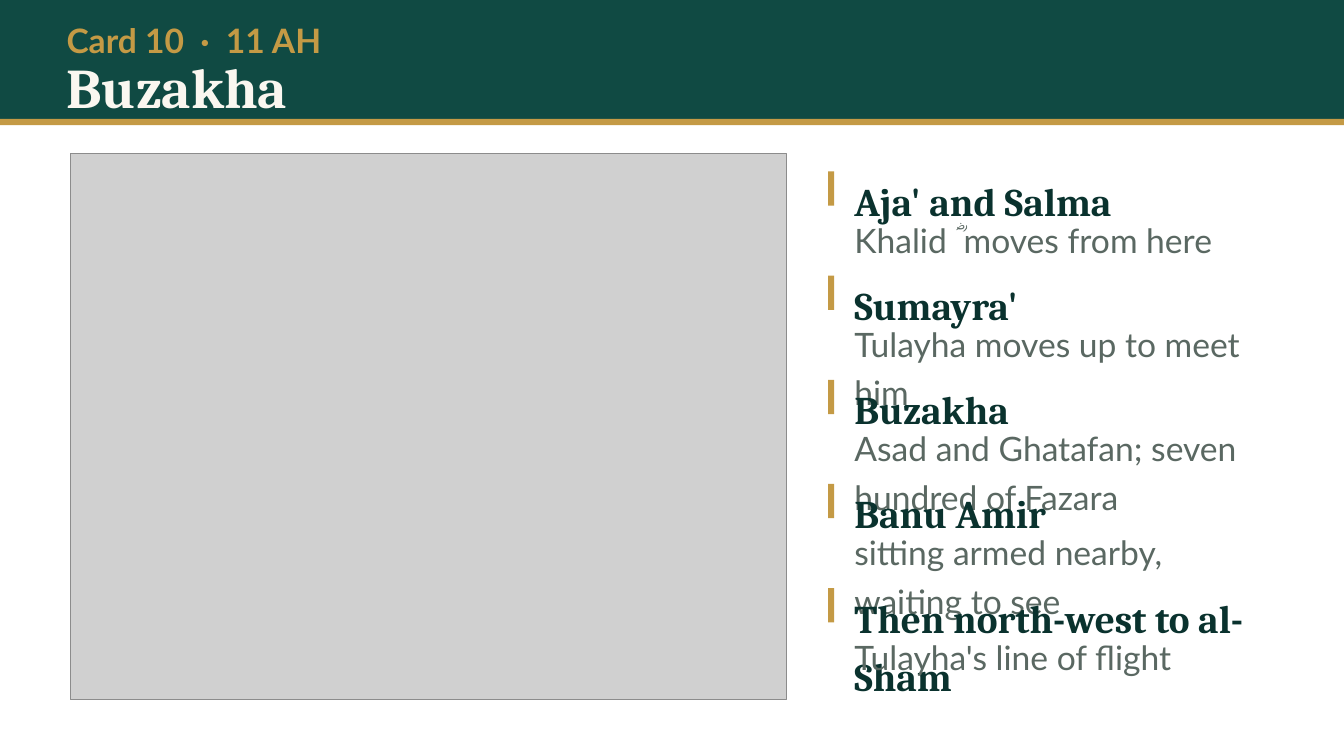
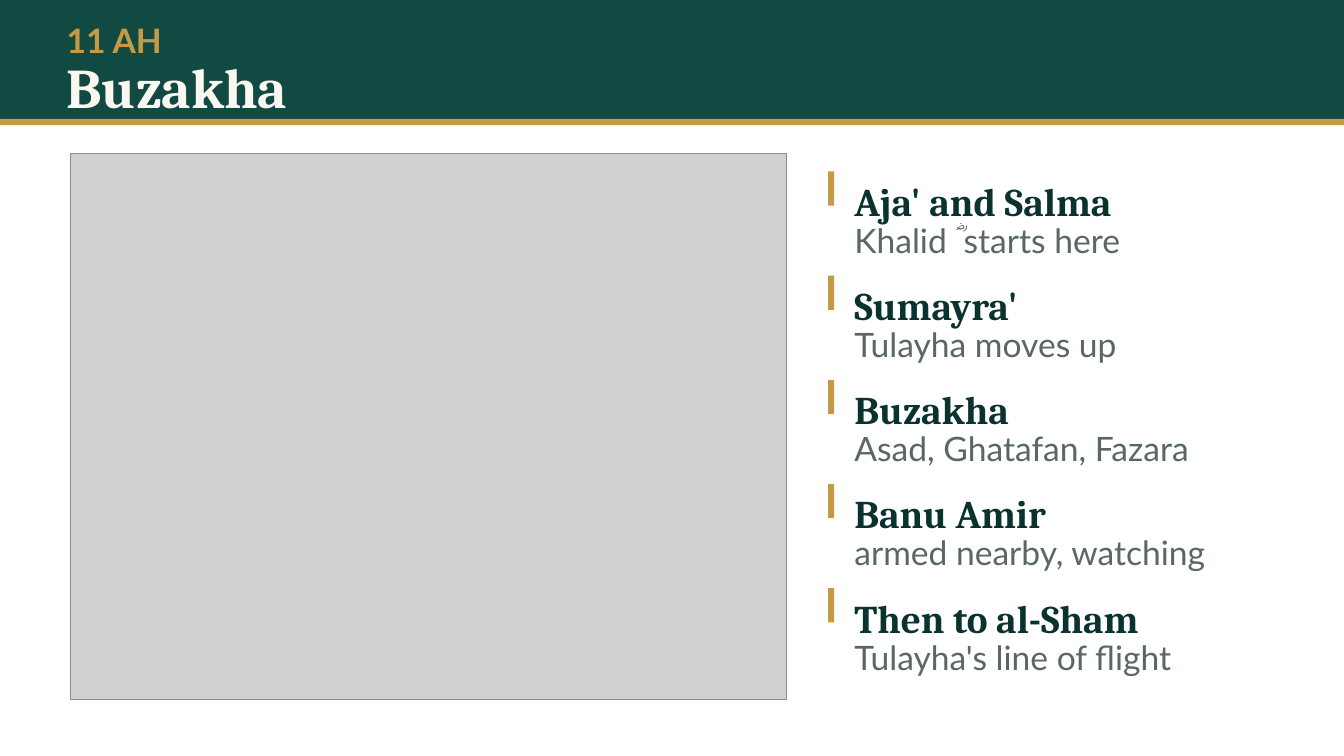
Before and after one commit to daniyalyasin93/2026SeptemberIslamicHistoryClass, a slide deck: slide 23 of L02_baarah_saal/L02.pptx (slide 19 before the commit). Drawn at 1344x756 pixels with LibreOffice and Linux fonts; fonts in the diff are those of the drawing; grey boxes stand for pictures. Boxes give left, top, right and bottom in pixels: in the first picture for what was removed or moved away, otherwise in the second. Text is boxed around its words. In the diff, an @@ line names an element or a change of style, - is before the commit and + after.

```diff
--- a/L02_baarah_saal/L02.pptx
+++ b/L02_baarah_saal/L02.pptx
@@ text at (67,28,162,53): text changed @@
-Card 10 · 11 AH
+11 AH
@@ text at (854,224,1120,254): text changed @@
-Khalid ؓ moves from here
+Khalid ؓ starts here
@@ text at (854,328,1117,363): text changed @@
-Tulayha moves up to meet him
+Tulayha moves up
@@ text at (854,436,1189,466): text changed @@
-Asad and Ghatafan; seven hundred of Fazara
+Asad, Ghatafan, Fazara
@@ text at (854,540,1205,571): text changed @@
-sitting armed nearby, waiting to see
+armed nearby, watching
@@ text at (854,605,1138,634): text changed @@
-Then north-west to al-Sham
+Then to al-Sham
```
Also in this commit, not shown: 44 other slides changed, 37 slides added, 17 other files.
